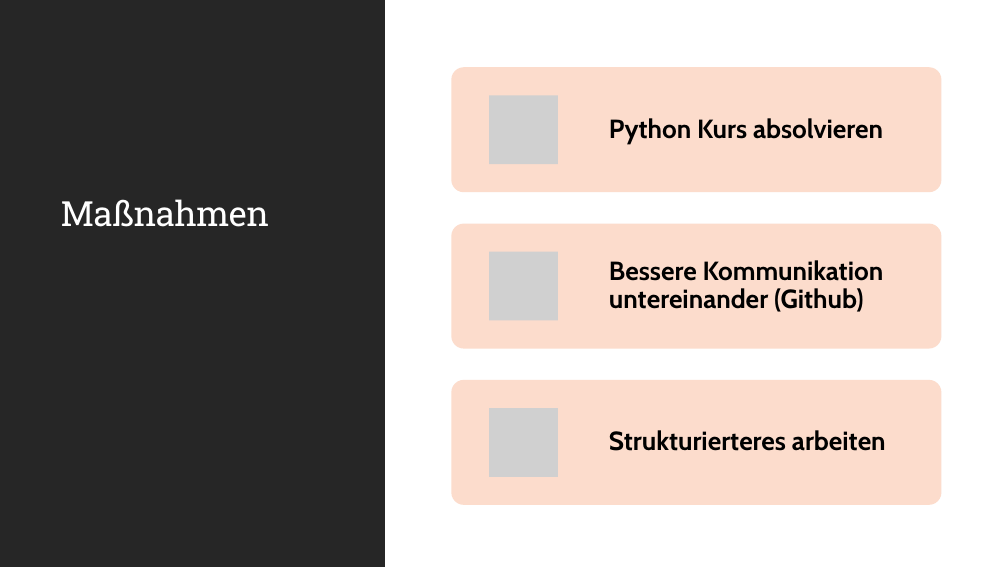
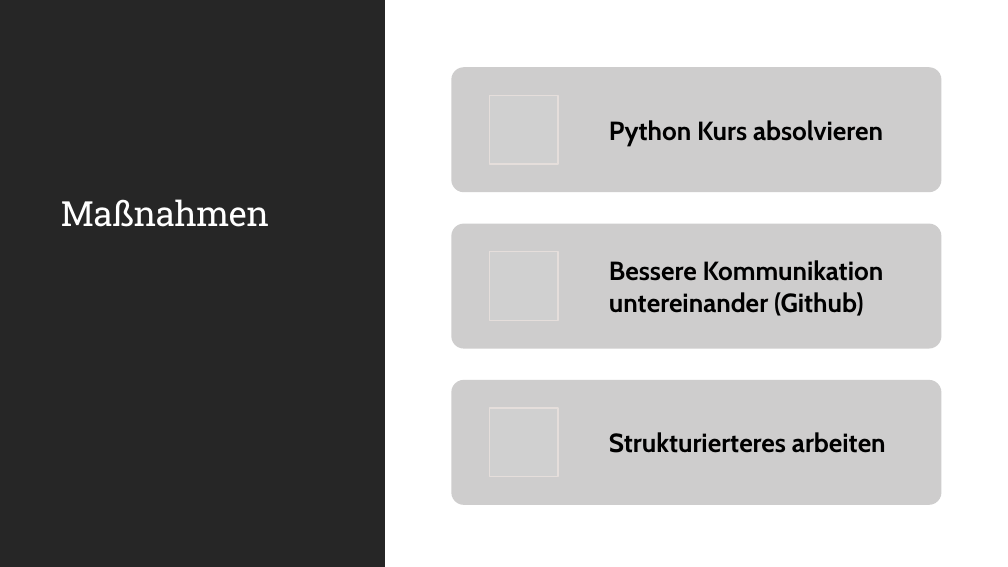
Before and after one commit to jonasaberger/EscapeTheLore, a slide deck: slide 8 of Docs/11_Zwischenpräsentation.pptx. Drawn at 1008x567 pixels with LibreOffice and Linux fonts; fonts in the diff are those of the drawing; grey boxes stand for pictures. Boxes give left, top, right and bottom in pixels: in the first picture for what was removed or moved away, otherwise in the second. Text is boxed around its words. In the diff, an @@ line names an element or a change of style, - is before the commit and + after.

```diff
--- a/Docs/11_Zwischenpräsentation.pptx
+++ b/Docs/11_Zwischenpräsentation.pptx
@@ fill #FCDCCD to #CECDCD in 3 elements at (451, 67, 941, 192), (451, 224, 941, 349), (451, 380, 941, 504) @@
@@ line spacing 0.9 to 1 in 3 elements at (609, 120, 883, 146), (609, 260, 884, 316), (609, 432, 886, 453) @@
```
Also in this commit, not shown: 3 other slides changed, 2 other files.
